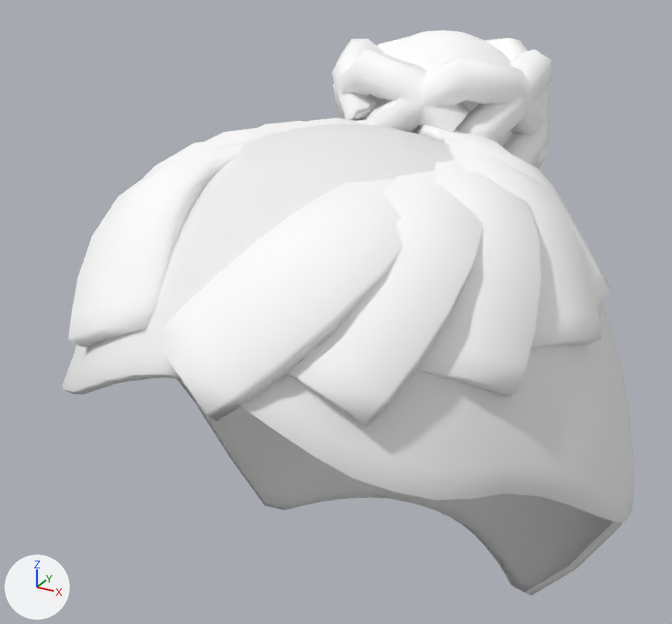
Renders of the glTF model modules/gamer-services/assets/avatars/v3/hair_bun.male.glb from each side of a commit.
Before and after are seen from a 50 mm camera at (0.233, -0.435, 1.917) aimed at (-0.018, 0.022, 1.688). The axes (+X, +Y, +Z) are drawn at lower left. The lights are the same throughout. The older version comes first. Vertices at exactly the same position are counted once.

Objects in the first picture: 'hair_bun'.
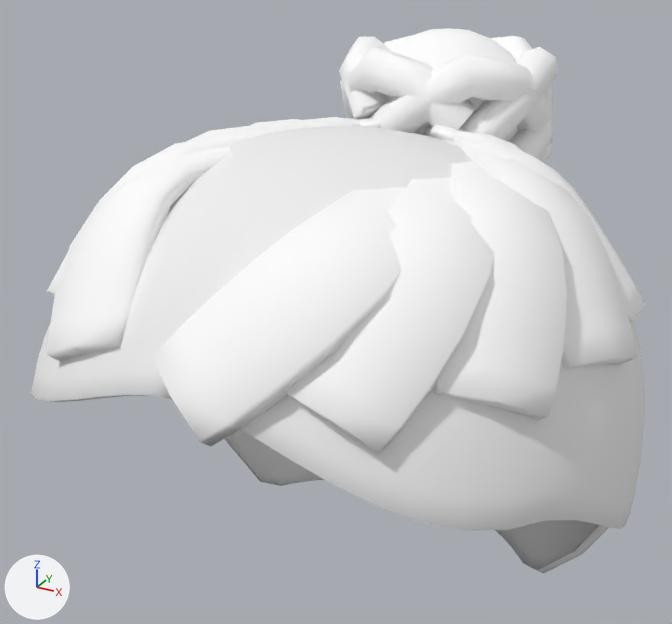
What differs and where, as boxes (x1, y1, x2, y2) in the pictures (672 x 624 px; the box of a moved part takes in the faces that stretch with it):
'hair_bun', reshaped (7% wider): before (62, 30, 634, 595); after (31, 28, 645, 574)
part 1 of me_hair_bun, moved or reshaped: before (377, 30, 513, 146); after (384, 28, 518, 141)
part 2 of me_hair_bun, moved or reshaped: before (363, 55, 546, 136); after (369, 53, 551, 133)
part 3 of me_hair_bun, moved or reshaped: before (333, 50, 470, 132); after (340, 47, 476, 130)
part 4 of me_hair_bun, moved or reshaped: before (332, 39, 383, 121); after (339, 37, 390, 119)
part 5 of me_hair_bun, moved or reshaped (mostly hidden): before (378, 37, 548, 169); after (384, 35, 553, 163)
part 6 of me_hair_bun, moved or reshaped: before (484, 38, 548, 165); after (490, 36, 553, 160)
part 7 of me_hair_bun, moved or reshaped: before (456, 49, 553, 143); after (460, 47, 558, 140)
part 8 of me_hair_bun, moved or reshaped: before (62, 118, 634, 595); after (31, 117, 645, 574)

What changed in the scene script:
```text
Change me_hair_bun:
    used by ob_hair_bun; location = (0.0, 0.0, 0.0)
    remove me_hair_bun.from_pydata(...)  # 2528 vertices, 4916 faces; spans x -0.17..0.17, y -0.162..0.196, z 1.482..1.844
    add me_hair_bun.from_pydata(...)  # 2528 vertices, 4916 faces; spans x -0.171..0.171, y -0.167..0.206, z 1.501..1.844
    me_hair_bun part 1: the loose piece of 178 vertices spanning x -0.056..0.056, y 0.077..0.18, z 1.745..1.844 is moved by (0.0, 0.01, 0.0)
    me_hair_bun part 2: the loose piece of 65 vertices spanning x -0.07..0.071, y 0.062..0.138, z 1.753..1.836 is moved by (0.0, 0.01, 0.0)
    me_hair_bun part 3: the loose piece of 65 vertices spanning x -0.071..0.038, y 0.062..0.184, z 1.753..1.836 is moved by (0.0, 0.01, 0.0)
    me_hair_bun part 4: the loose piece of 65 vertices spanning x -0.071..0.035, y 0.071..0.195, z 1.753..1.836 is moved by (0.0, 0.01, 0.0)
    me_hair_bun part 5: the loose piece of 65 vertices spanning x -0.071..0.071, y 0.12..0.196, z 1.754..1.836 is moved by (0.0, 0.01, 0.0)
    me_hair_bun part 6: the loose piece of 65 vertices spanning x -0.038..0.07, y 0.074..0.196, z 1.753..1.836 is moved by (0.0, 0.01, 0.0)
    me_hair_bun part 7: the loose piece of 65 vertices spanning x -0.035..0.071, y 0.063..0.187, z 1.754..1.837 is moved by (0.0, 0.01, 0.0)
    me_hair_bun part 8: 1892 of 2528 vertices moved; they spanned x -0.17..0.17, y -0.162..0.168, z 1.482..1.806 and now span x -0.171..0.171, y -0.167..0.174, z 1.501..1.804; mean shift (0.0, 0.002, -0.002); largest move (0.0, 0.126, 1.488) -> (0.0, 0.118, 1.509)
    other edits to the shape of me_hair_bun do not show in these pictures
```
